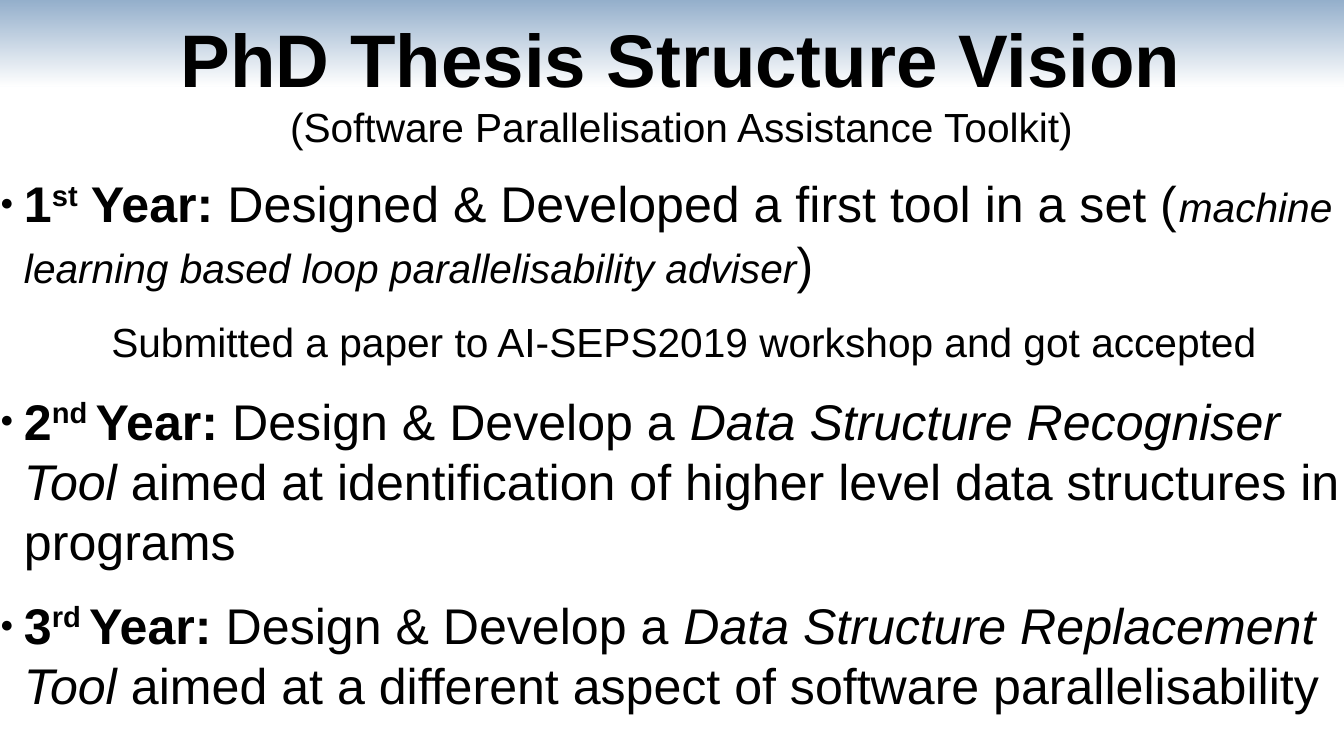
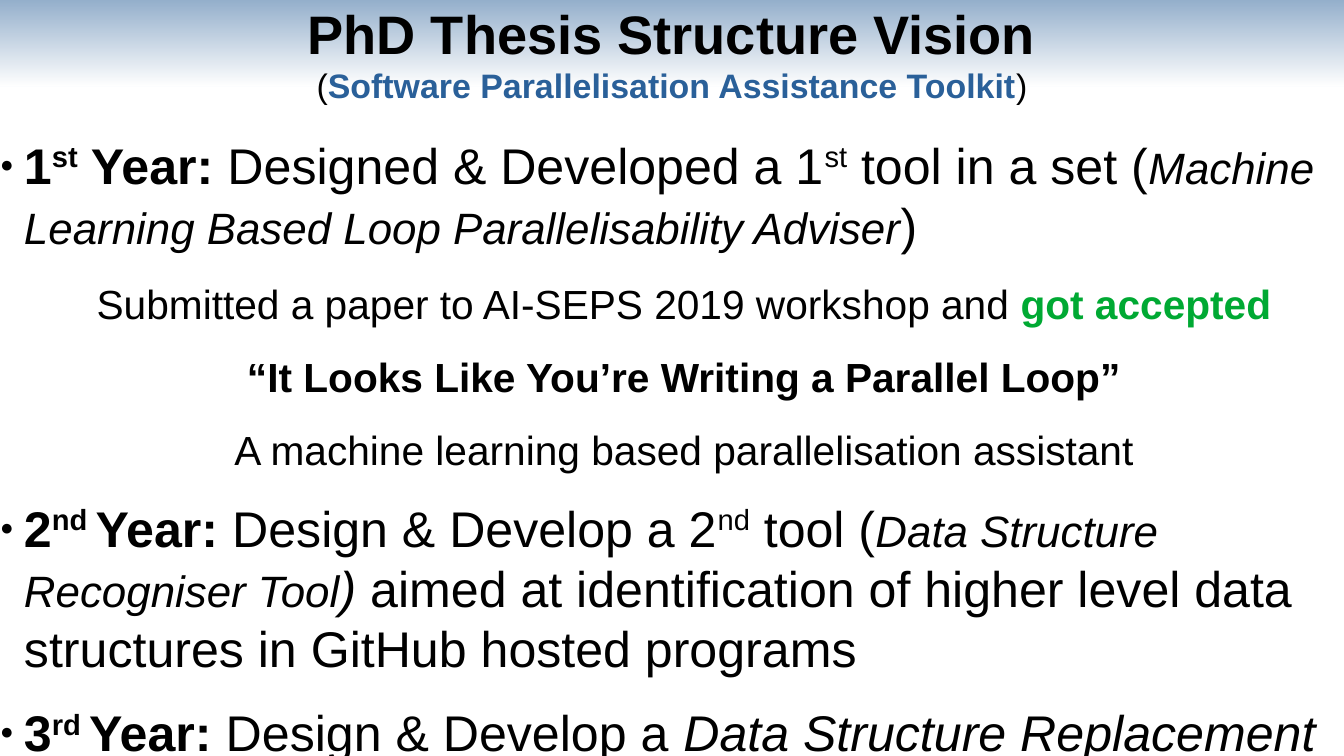
Before and after one commit to av-maramzin/DCP, a slide deck: slide 4 of doc/first_year_review/presentation.odp. Drawn at 1344x756 pixels with LibreOffice and Linux fonts; fonts in the diff are those of the drawing. Boxes give left, top, right and bottom in pixels: in the first picture for what was removed or moved away, otherwise in the second. Text is boxed around its words. In the diff, an @@ line names an element or a change of style, - is before the commit and + after.

Commit message:
[+] First Year Review Presentation

```diff
--- a/doc/first_year_review/presentation.odp
+++ b/doc/first_year_review/presentation.odp
@@ title "PhD Thesis Structure Vision (Software ...": place and size @@
-title "PhD Thesis Structure Vision (Software ..." at (181, 33, 1180, 150)
+title "PhD Thesis Structure Vision (Software ..." at (308, 14, 1034, 105)
@@ title "PhD Thesis Structure Vision (Software ..." at (308, 14, 1034, 105): size 44 to 32 pt in "PhD Thesis Structure Vision"; size 24 to 20 pt, text colour #000000 to #2A6099, bold on in "(Software Parallelisation Assistance Toolkit)" @@
@@ text at (24, 147, 1315, 756): text changed @@
-● 1st Year: Designed & Developed a first tool in a set (machine learning based loop parallelisability adviser)
-Submitted a paper to AI-SEPS2019 workshop and got accepted
-● 2nd Year: Design & Develop a Data Structure Recogniser Tool aimed at identification of higher level data structures in programs
-● 3rd Year: Design & Develop a Data Structure Replacement Tool aimed at a different aspect of software parallelisability
+● 1st Year: Designed & Developed a 1st tool in a set (Machine Learning Based Loop Parallelisability Adviser)
+Submitted a paper to AI-SEPS 2019 workshop and got accepted
+“It Looks Like You’re Writing a Parallel Loop”
+A machine learning based parallelisation assistant
+● 2nd Year: Design & Develop a 2nd tool (Data Structure Recogniser Tool) aimed at identification of higher level data structures in GitHub hosted programs
+● 3rd Year: Design & Develop a Data Structure Replacement Tool
```
Also in this commit, not shown: 10 other slides changed, 5 slides added, 6 slides removed, 2 other files.
